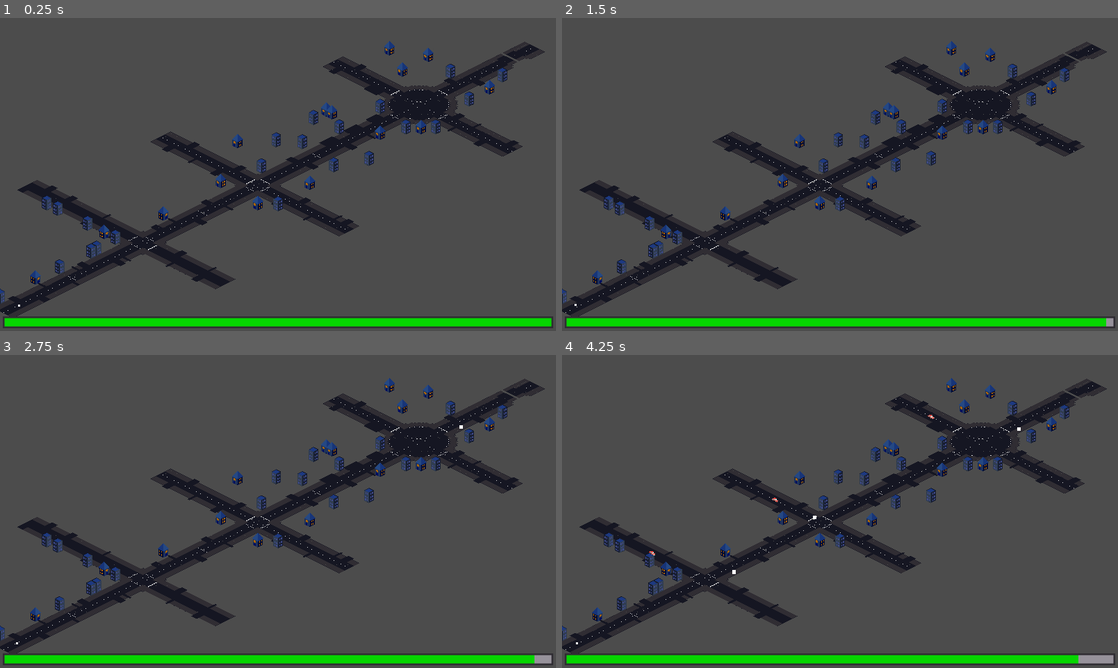
Above: before the commit, frames 1-4 (two rows, left to right).
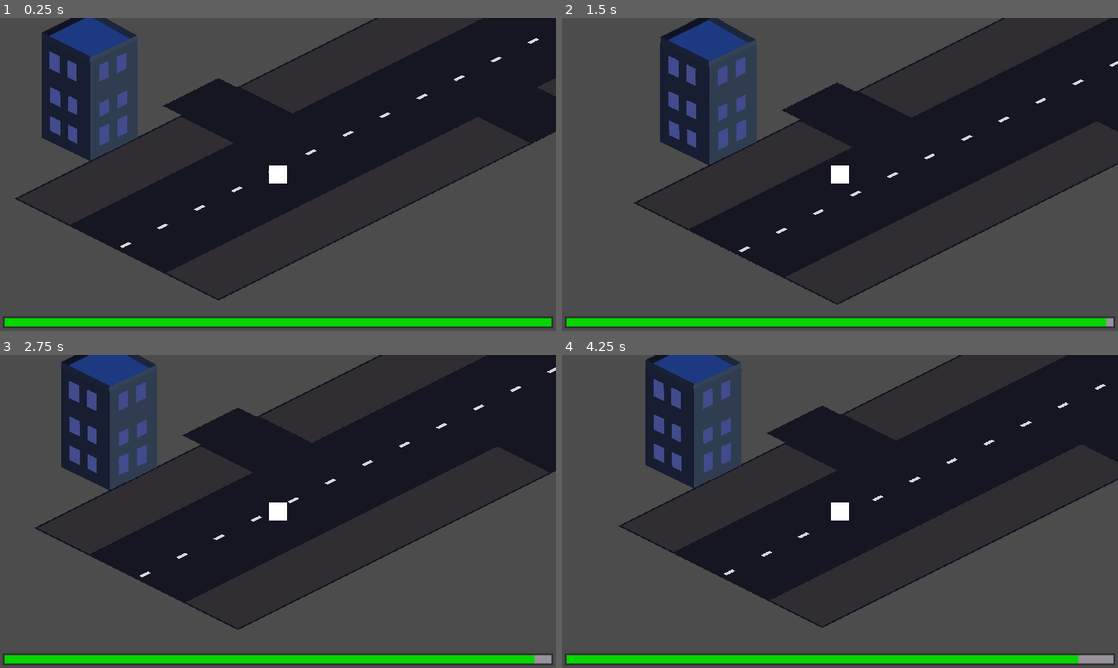
Above: after the commit, the same moments.

Repository: Merliin42/Ludum-Dare-46
Game: Godot game, scene res://Scenes/Main.tscn
Same seed, same stepped clock (60 frames per second), same inputs: the game is played once before the commit and once after it.
Inputs:
- Up to frame 1 (0.25 s): no input
- Up to frame 2 (1.5 s): tap Enter (ui_accept) at 0.5, 0.77 s; hold D (ui_right) 0.53-1.28 s; hold S (speed_down) from 1.28 s (still down)
- Up to frame 3 (2.75 s): tap Enter (ui_accept) at 1.52 s; release S (speed_down) at 2.03 s; hold D (ui_right) from 2.03 s (still down)
- Up to frame 4 (4.25 s): tap Enter (ui_accept) at 3.02, 3.77 s; release D (ui_right) at 3.53 s; hold Q (ui_left) from 3.53 s (still down)

The runs differ from the first frame. In frame 1, 50% of the frame differs, in the area x 0-100%, y 0-96%; in frame 2, 49%; in frame 3, 49%; in frame 4, 49%.

Commit message:
Adding music and sound

Diff:
--- a/Scenes/Main.tscn
+++ b/Scenes/Main.tscn
@@ -1,7 +1,8 @@
-[gd_scene load_steps=5 format=2]
+[gd_scene load_steps=6 format=2]
 
 [ext_resource path="res://Scenes/Map/Map.tscn" type="PackedScene" id=1]
 [ext_resource path="res://Scenes/Character.tscn" type="PackedScene" id=2]
+[ext_resource path="res://Assets/Music/cappy.wav" type="AudioStream" id=3]
 [ext_resource path="res://Scripts/Main.gd" type="Script" id=5]
 [ext_resource path="res://Scenes/GUI.tscn" type="PackedScene" id=6]
 
@@ -18,10 +19,14 @@
 
 [node name="TestCam" type="Camera2D" parent="."]
 position = Vector2( 10232, -2232 )
-current = true
 zoom = Vector2( 10, 10 )
 
 [node name="PennywiseHunger" type="Timer" parent="."]
 autostart = true
+
+[node name="Music" type="AudioStreamPlayer" parent="."]
+stream = ExtResource( 3 )
+autoplay = true
+bus = "Music"
 [connection signal="pennywise" from="Character" to="." method="_on_Character_pennywise"]
 [connection signal="timeout" from="PennywiseHunger" to="." method="_on_PennywiseHunger_timeout"]
--- a/Scripts/Character.gd
+++ b/Scripts/Character.gd
@@ -7,6 +7,7 @@
 
 signal pennywise
 
+# warning-ignore:unused_argument
 func _process(delta):
 	var displacement = Vector2(3, -1.5)
 	if Input.is_action_pressed("ui_left"):
@@ -25,9 +26,11 @@
 		return_possible = false
 
 	displacement *= direction
+# warning-ignore:return_value_discarded
 	move_and_slide(displacement)
 
 
+# warning-ignore:unused_argument
 func _on_TrapsDetector_area_entered(area):
 	var start_color = Color(1.0, 1.0, 1.0, 1.0)
 	var end_color = Color(1.0, 1.0, 1.0, 0.0)
@@ -37,16 +40,19 @@
 	childs = 0
 
 
+# warning-ignore:unused_argument
 func _on_ChildDetector_area_entered(area):
 	print("Give me the child")
 	childs += 1
 
 
+# warning-ignore:unused_argument
 func _on_PennywiseDetector_area_entered(area):
 	print("You'll be the last one")
 	direction = 1
 	emit_signal("pennywise", childs)
 
+# warning-ignore:unused_argument
 func _on_PennywiseDetector_area_exited(area):
 	return_possible = true
 
--- a/Scripts/Child.gd
+++ b/Scripts/Child.gd
@@ -15,9 +15,11 @@
 	queue_free()
 
 
+# warning-ignore:unused_argument
 func _on_Death_area_entered(area):
 	dead()
 
 
+# warning-ignore:unused_argument
 func _on_Collisions_body_entered(body):
 	queue_free()
--- /dev/null
+++ b/default_bus_layout.tres
@@ -0,0 +1,9 @@
+[gd_resource type="AudioBusLayout" format=2]
+
+[resource]
+bus/1/name = "Music"
+bus/1/solo = false
+bus/1/mute = false
+bus/1/bypass_fx = false
+bus/1/volume_db = 0.0
+bus/1/send = "Master"
Not shown, added: Assets/Music/ca.wav.import
Not shown, added: Assets/Music/cappy.wav.import
Not shown, added: Assets/Sounds/bouche d_égout.wav.import
Not shown, added: Assets/Music/ca.wav
Not shown, added: Assets/Music/cappy.wav
Not shown, added: Assets/Sounds/accident voiture/aie voiture.m4a
Not shown, added: Assets/Sounds/accident voiture/ouch voiture.m4a
Not shown, added: Assets/Sounds/bouche d_égout.wav
Not shown, added: Assets/Sounds/bouche à incendie.m4a
Not shown, added: Assets/Sounds/enfant kidnappé/aaaah enfant kidnappé.m4a
Not shown, added: Assets/Sounds/enfant kidnappé/oh no.m4a
Not shown, added: Assets/Sounds/enfant kidnappé/what r u doing.m4a
